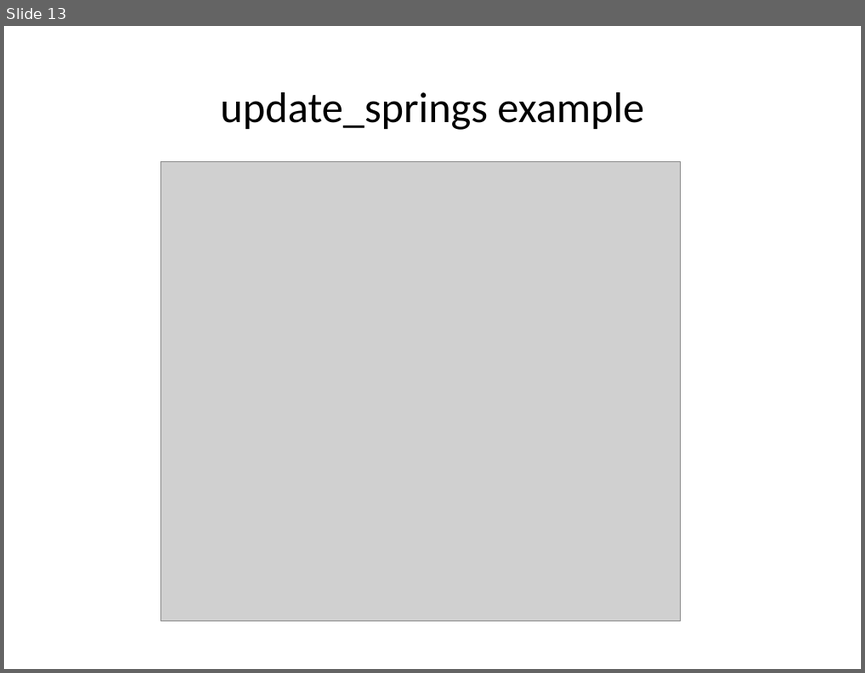
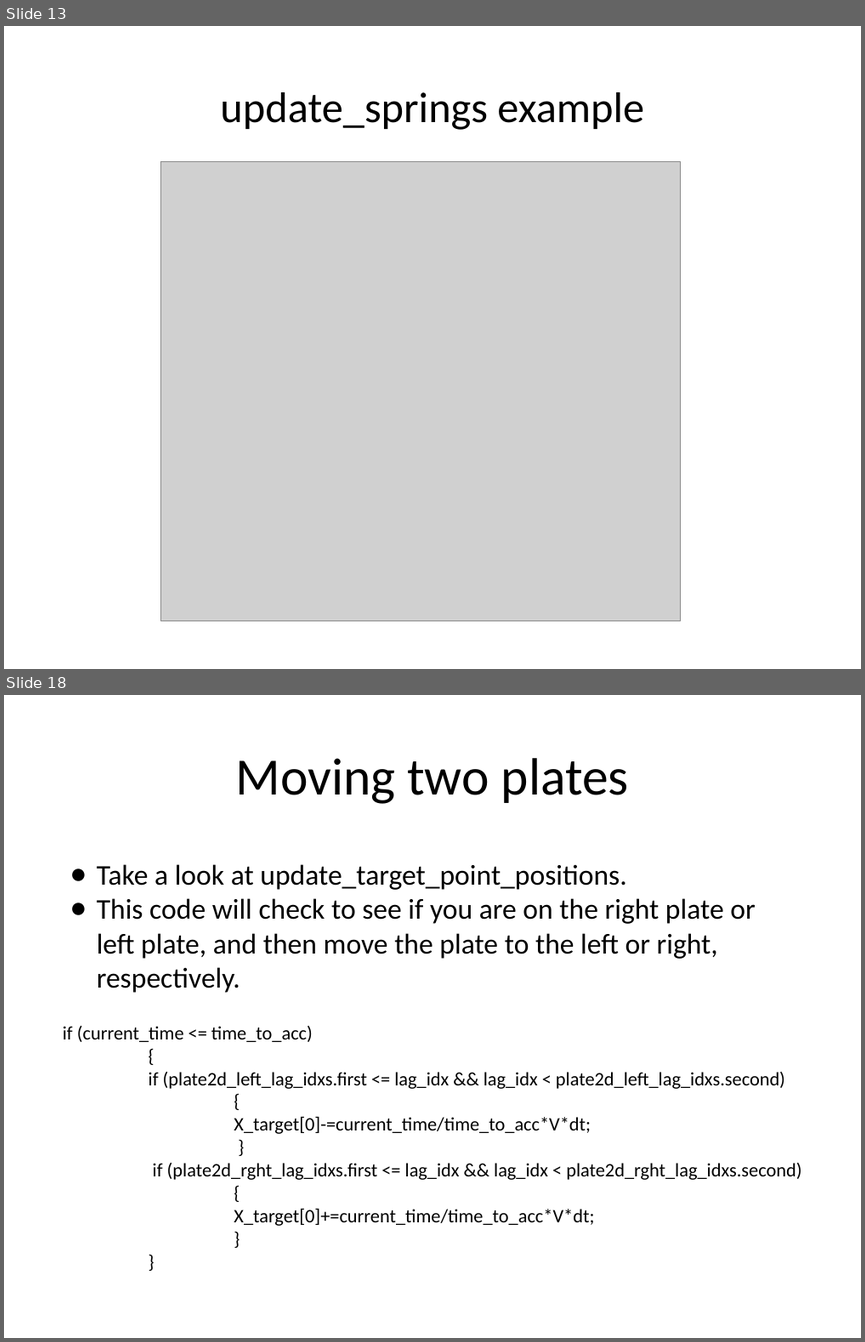
Before and after one commit to fairyflies9/IBAMR-Tutorials, a slide deck: IBAMR Lectures/Lecture 5 - IBAMR Tutorial_ Changing Target Positions and Springs.pptx. Shown one above the other, each under a label of ours: slide 13 before the commit, slides 13 and 18 after it; the slides between them are not shown. The pictures are 865x673 and 865x1342 pixels, drawn with LibreOffice and Linux fonts; fonts in the diff are those of the drawing; grey boxes stand for pictures. Boxes give left, top, right and bottom in pixels: in the first picture for what was removed or moved away, otherwise in the second. Text is boxed around its words. In the diff, an @@ line names an element or a change of style, - is before the commit and + after.

Commit message:
3D Glycocalyx
Added second part to lecture 4, added 3D glycocalyx example

```diff
--- a/IBAMR Lectures/Lecture 5 - IBAMR Tutorial_ Changing Target Positions and Springs.pptx
+++ b/IBAMR Lectures/Lecture 5 - IBAMR Tutorial_ Changing Target Positions and Springs.pptx
@@ slide 18 added at (4,695,861,1338), background #FFFFFF @@
@@ title added at (235,758,629,804), 44 pt, text #000000 @@
+Moving two plates
@@ text added at (97,864,755,993), 24 pt, text #000000 @@
+● Take a look at update_target_point_positions.
+● This code will check to see if you are on the right plate or left plate, and then move the plate to the left or right, respectively.
@@ text added at (63,1026,801,1225), 16 pt, text #000000 @@
+if (current_time <= time_to_acc)
+{
+if (plate2d_left_lag_idxs.first <= lag_idx && lag_idx < plate2d_left_lag_idxs.second)
+{
+X_target[0]-=current_time/time_to_acc*V*dt;
+}
+if (plate2d_rght_lag_idxs.first <= lag_idx && lag_idx < plate2d_rght_lag_idxs.second)
+{
+X_target[0]+=current_time/time_to_acc*V*dt;
+}
+}
```
Also in this commit, not shown: 8 other slides added, 8 other files.
